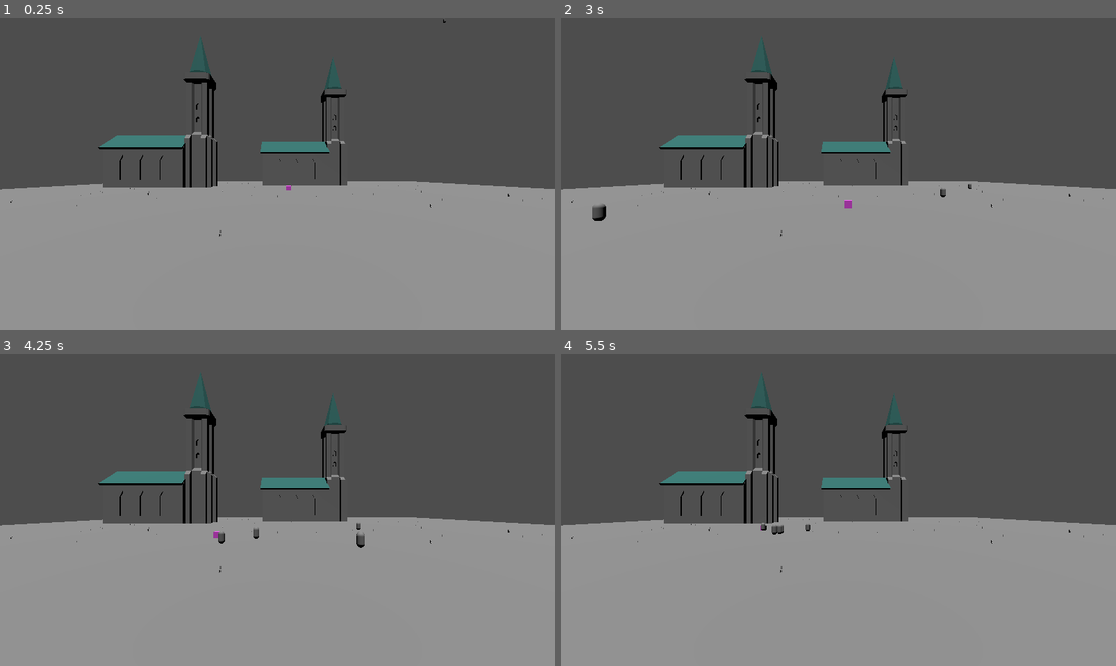
Above: before the commit, frames 1-4 (two rows, left to right).
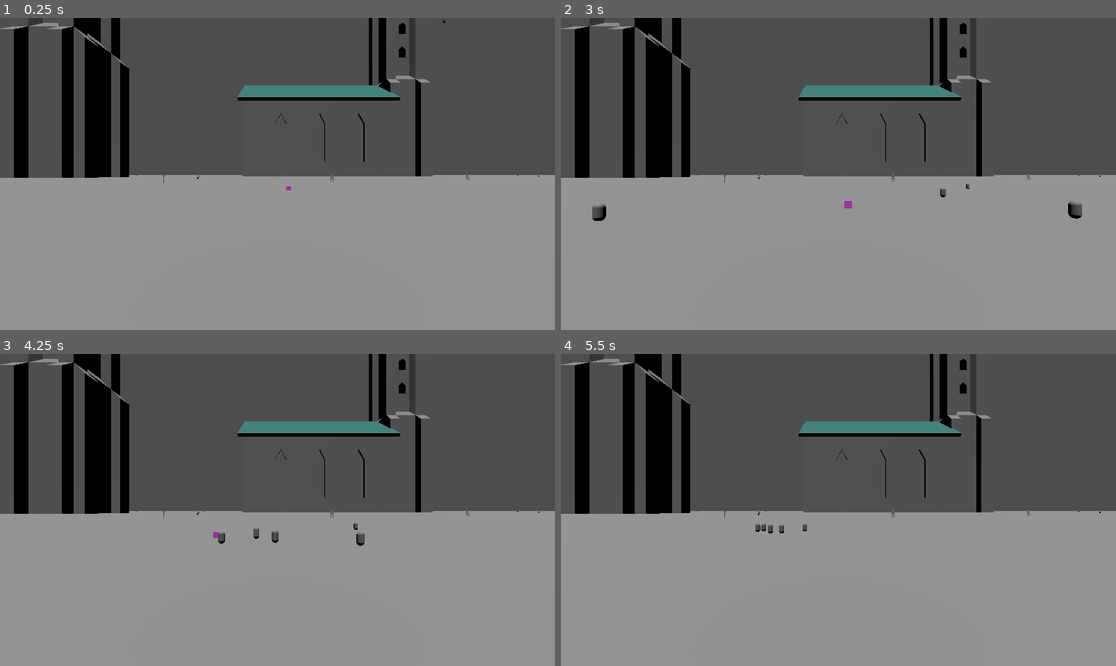
Above: after the commit, the same moments.

Repository: Tchetchouille/GMTK2024
Game: Godot game, scene res://scenes/JoelScene/JoelTestMain.tscn
The game is run twice, just before and just after one commit, with the same random seed, the same clock (stepped at 60 frames per second) and the same inputs.
Inputs (mouse positions are in pixels of both pictures, inside the frame that each line leads up to):
- Up to frame 1 (0.25 s): no input
- Up to frame 2 (3 s): tap Enter at 0.5, 2 s; move the mouse to (960, 158) at 0.52 s; hold D (move_right) 0.53-1.28 s; click (960, 158) at 0.6 s; tap Space at 1.25 s; move the mouse to (727, 189) at 1.27 s; hold S (move_back) 1.28-2.03 s; click (727, 189) at 1.35 s; move the mouse to (894, 105) at 2.02 s; hold D (move_right) 2.03-2.78 s; click (894, 105) at 2.1 s; move the mouse to (810, 236) at 2.77 s; hold W (move_forward) from 2.78 s (still down); click (810, 236) at 2.85 s
- Up to frame 3 (4.25 s): move the mouse to (444, 556) at 3.52 s; release W (move_forward) at 3.53 s; hold A (move_left) from 3.53 s (still down); click (444, 556) at 3.6 s
- Up to frame 4 (5.5 s): move the mouse to (672, 463) at 4.27 s; click (672, 463) at 4.35 s; move the mouse to (866, 510) at 5.02 s; release A (move_left) at 5.03 s; hold S (move_back) from 5.03 s (still down); click (866, 510) at 5.1 s

The runs differ from the first frame. In frame 1, 13% of the frame differs, in the area x 0-100%, y 0-71%; in frame 2, 13%; in frame 3, 13%; in frame 4, 13%.

Commit message:
weapons pick up

Diff:
--- a/scenes/main.tscn
+++ b/scenes/main.tscn
@@ -1,19 +1,21 @@
-[gd_scene load_steps=4 format=3 uid="uid://yoi5xo4fbcto"]
+[gd_scene load_steps=6 format=3 uid="uid://yoi5xo4fbcto"]
 
 [ext_resource type="PackedScene" uid="uid://bb5dyhed3iijo" path="res://scenes/terrain.tscn" id="1_nfvie"]
-[ext_resource type="PackedScene" uid="uid://c4y02kp5q7cfb" path="res://scenes/Character.tscn" id="2_ge8hq"]
+[ext_resource type="PackedScene" uid="uid://ywenk7jinwf5" path="res://scenes/Character.tscn" id="2_ge8hq"]
+[ext_resource type="Resource" uid="uid://dcgc6l10oi7wc" path="res://resources/weapons/needle.tres" id="3_1t6ca"]
 [ext_resource type="PackedScene" uid="uid://dbbbli60c0rfc" path="res://scenes/JoelScene/enemy.tscn" id="3_7w8k5"]
+[ext_resource type="PackedScene" uid="uid://cbt3ha0evrej7" path="res://scenes/game_manager.tscn" id="4_xji4p"]
 
 [node name="Main" type="Node3D"]
 
 [node name="Terrain" parent="." instance=ExtResource("1_nfvie")]
 
 [node name="Character" parent="." instance=ExtResource("2_ge8hq")]
-transform = Transform3D(1, 0, 0, 0, 1, 0, 0, 0, 1, 0, 0.5, 0)
-
-[node name="Enemy" parent="." node_paths=PackedStringArray("target") instance=ExtResource("3_7w8k5")]
-transform = Transform3D(1, 0, 0, 0, 1, 0, 0, 0, 1, 0, 0, -30.5314)
-target = NodePath("../Character")
+current_weapon_resource = ExtResource("3_1t6ca")
 
 [node name="DirectionalLight3D" type="DirectionalLight3D" parent="."]
 transform = Transform3D(1, 0, 0, 0, -0.306925, 0.951734, 0, -0.951734, -0.306925, 0, 1.51204, 0)
+
+[node name="GameManager" parent="." node_paths=PackedStringArray("target") instance=ExtResource("4_xji4p")]
+enemy_scene = ExtResource("3_7w8k5")
+target = NodePath("../Character")
--- a/scenes/terrain.tscn
+++ b/scenes/terrain.tscn
@@ -15,5 +15,5 @@
 shape = SubResource("WorldBoundaryShape3D_olwum")
 
 [node name="MeshInstance3D" type="MeshInstance3D" parent="StaticBody3D"]
-transform = Transform3D(100, 0, 0, 0, 100, 0, 0, 0, 100, 0.613541, -1.09101, 0.62749)
+transform = Transform3D(100, 0, 0, 0, 100, 0, 0, 0, 100, 0, 0, 0)
 mesh = SubResource("PlaneMesh_2jsih")
--- a/scenes/weapons/prop_sword.tscn
+++ b/scenes/weapons/prop_sword.tscn
@@ -8,6 +8,9 @@
 
 [node name="PROP_Sword" instance=ExtResource("1_mtf3y")]
 
+[node name="Sword_ENV" parent="." index="0"]
+transform = Transform3D(-3, -4.52987e-07, 0, 4.52987e-07, -3, 0, 0, 0, 3, 3.9443e-33, -0.000441797, 0)
+
 [node name="StaticBody3D" type="StaticBody3D" parent="." index="2"]
 
 [node name="CollisionShape3D" type="CollisionShape3D" parent="StaticBody3D" index="0"]
--- a/scripts/character_body_3d.gd
+++ b/scripts/character_body_3d.gd
@@ -1,17 +1,20 @@
 extends CharacterBody3D
 
 @export var speed = 10.0
-@export var mouse_sensitivity = 0.01
+@export var inactivity_pickup_loss: float = 10
+@export var scale_increment: float = 0.01
+@export var current_weapon_resource: WeaponResource
+
+@onready var mouse_sensitivity = 0.01#get_var("look-sensitivity")
 
 var target_velocity = Vector3.ZERO
 var weapons_in_range = []
-var current_weapon_resource = null
 var is_picking_up = false
-var pickup_progress = 0
+var pickup_progress: float = 0
 var picking_up_weapon = null
+var scale_: float = 0.12
 
 func _physics_process(delta):
-
 	var direction = Vector3.ZERO
 
 	if is_picking_up:
@@ -24,6 +27,11 @@
 				picking_up_weapon = null
 				is_picking_up = false
 				print("Weapon picked up!")
+		else:
+			# loose progress if not clicking
+			pickup_progress -= inactivity_pickup_loss * delta
+
+		# Don't continue with the rest of the inputs
 		return
 
 	if Input.is_action_pressed("move_forward") :
@@ -80,13 +88,22 @@
 			min_distance = distance
 			closest_weapon = weapon
 
-	picking_up_weapon = closest_weapon
-	is_picking_up = true
+	if closest_weapon:
+		picking_up_weapon = closest_weapon
+		is_picking_up = true
 
 func attack() :
+	if not current_weapon_resource: return
+
 	var enemies = $AttackArea.get_overlapping_bodies()
 	print("Attack!")
 	for enemy in enemies :
 		if enemy.has_method("take_damage") :
-			enemy.take_damage()
+			enemy.take_damage(current_weapon_resource.scale)
 			print("Ouch")
+
+func get_fat():
+	scale_ += scale_increment;
+	#scale.x = scale_
+	#scale.y = scale_
+	#scale.z = scale_
--- a/scripts/terrain.gd
+++ b/scripts/terrain.gd
@@ -20,6 +20,15 @@
 func _ready() -> void:
 	#noise = FastNoiseLite.new()
 	#noise.seed = randi()
+
+	# Prevent stuff from spawning at the center (on the player)
+	taken_spaces.append({
+		"pos": Vector2(0, 0),
+		"r": 1
+	})
+
+	# scale as if the character was 12cm high
+	scale = 10 * Vector3.ONE
 
 	for weapon_resource in weapons:
 		for _i in range(weapon_resource.max_occurrences):
@@ -45,6 +54,10 @@
 
 			taken_spaces.append(new_space)
 
+func _process(delta):
+	scale -= Vector3.ONE * delta * 0.002
+	if scale.is_zero_approx():
+		scale = Vector3.ZERO
 func add_weapon(weapon_resource: WeaponResource, position: Vector3):
 	var weapon = weapon_template.instantiate()
 
--- a/scripts/weapon.gd
+++ b/scripts/weapon.gd
@@ -18,5 +18,5 @@
 func pick_up():
 	# Function to be called by character when picking up this weapon
 	# from the ground.
-	queue_free()
+	call_deferred("queue_free")
 	return resource
Not shown, changed: icon.svg.import
Not shown: 1 places in scenes/gem.tscn that only renumber resources
